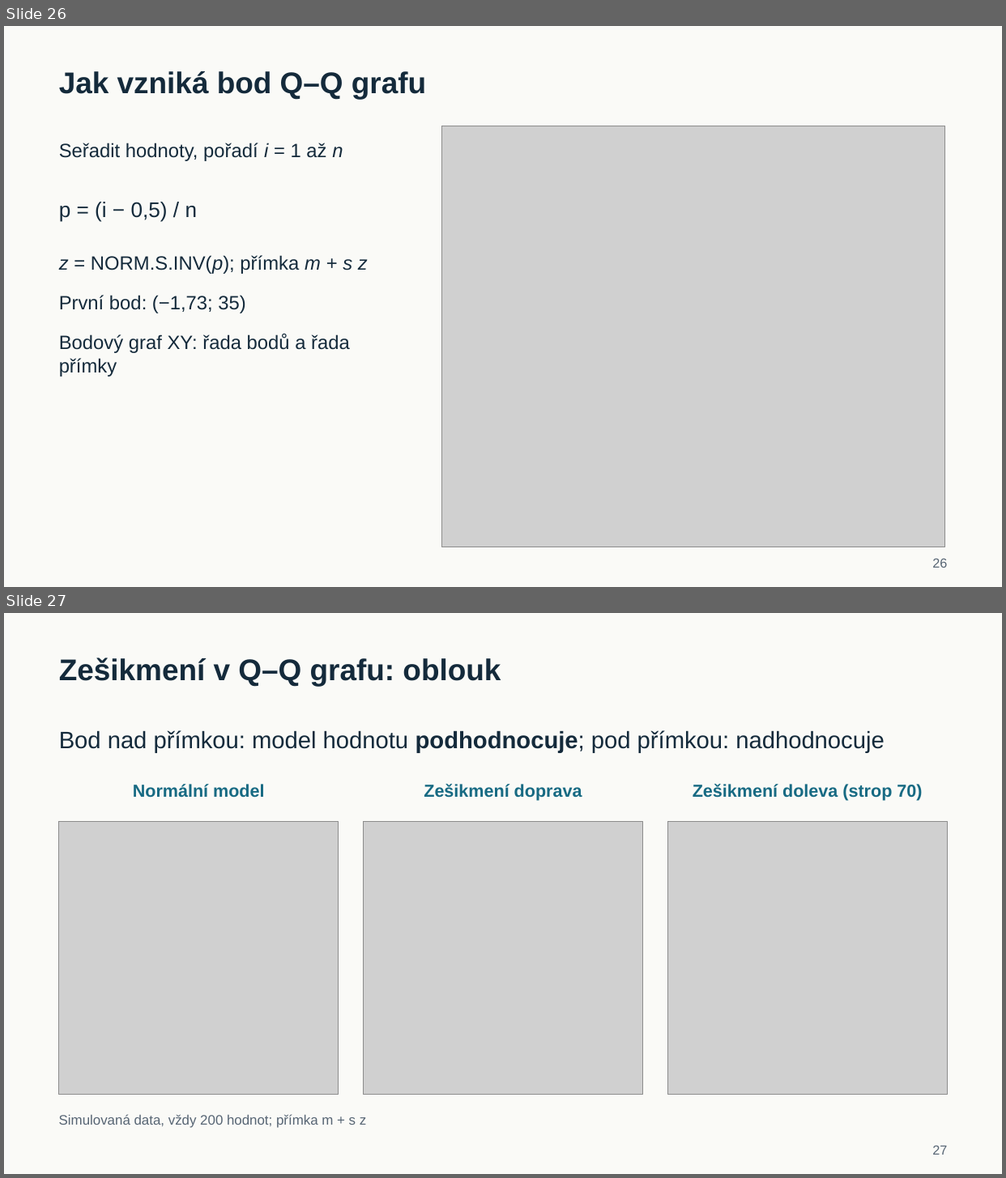
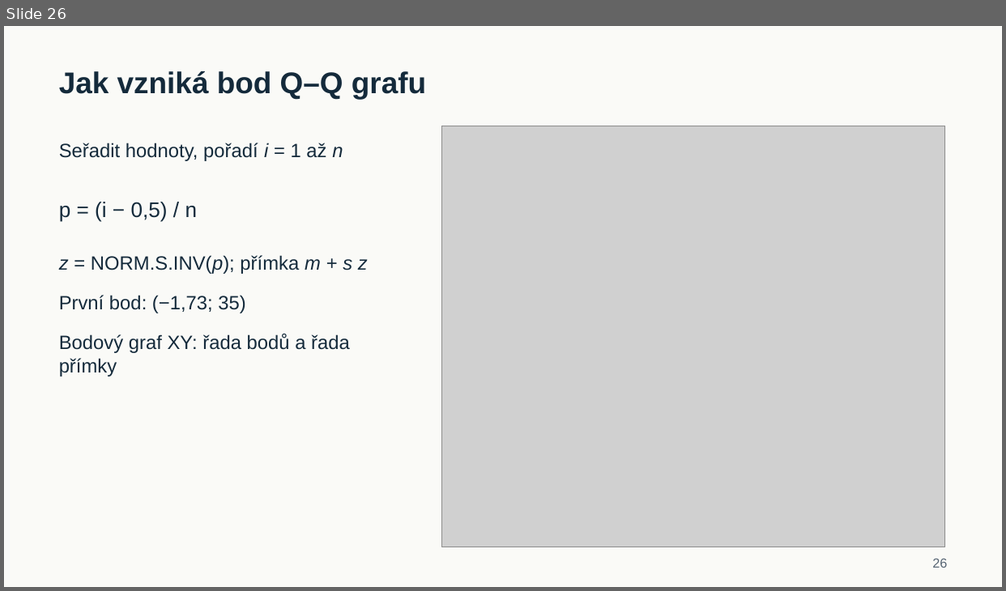
Before and after one commit to reckak/statistics-for-psychology, a slide deck: presentations/kapitola_04_normalni_rozdeleni.pptx. Shown one above the other, each under a label of ours: slides 26 and 27 before the commit, slide 26 after it. The pictures are 1006x1178 and 1006x591 pixels, drawn with LibreOffice and Linux fonts; fonts in the diff are those of the drawing; grey boxes stand for pictures. Boxes give left, top, right and bottom in pixels: in the first picture for what was removed or moved away, otherwise in the second. Text is boxed around its words. In the diff, an @@ line names an element or a change of style, - is before the commit and + after.

```diff
--- a/presentations/kapitola_04_normalni_rozdeleni.pptx
+++ b/presentations/kapitola_04_normalni_rozdeleni.pptx
@@ slide 27 removed at [4, 613, 1002, 1174], background #FAFAF7 @@
@@ text removed at [59, 658, 501, 686] @@
-Zešikmení v Q–Q grafu: oblouk
@@ text removed at [59, 730, 884, 753] @@
-Bod nad přímkou: model hodnotu podhodnocuje; pod přímkou: nadhodnocuje
@@ text removed at [133, 784, 264, 798] @@
-Normální model
@@ text removed at [424, 784, 582, 801] @@
-Zešikmení doprava
@@ text removed at [692, 784, 922, 801] @@
-Zešikmení doleva (strop 70)
@@ picture removed at [59, 822, 339, 1094] @@
@@ picture removed at [363, 822, 643, 1094] @@
@@ picture removed at [667, 822, 947, 1094] @@
@@ text removed at [59, 1114, 366, 1128] @@
-Simulovaná data, vždy 200 hodnot; přímka m + s z
@@ text removed at [932, 1145, 947, 1155] @@
-27
```
Also in this commit, not shown: 20 slides changed, 6 slides added, 1 other slide removed, 2 other files.
